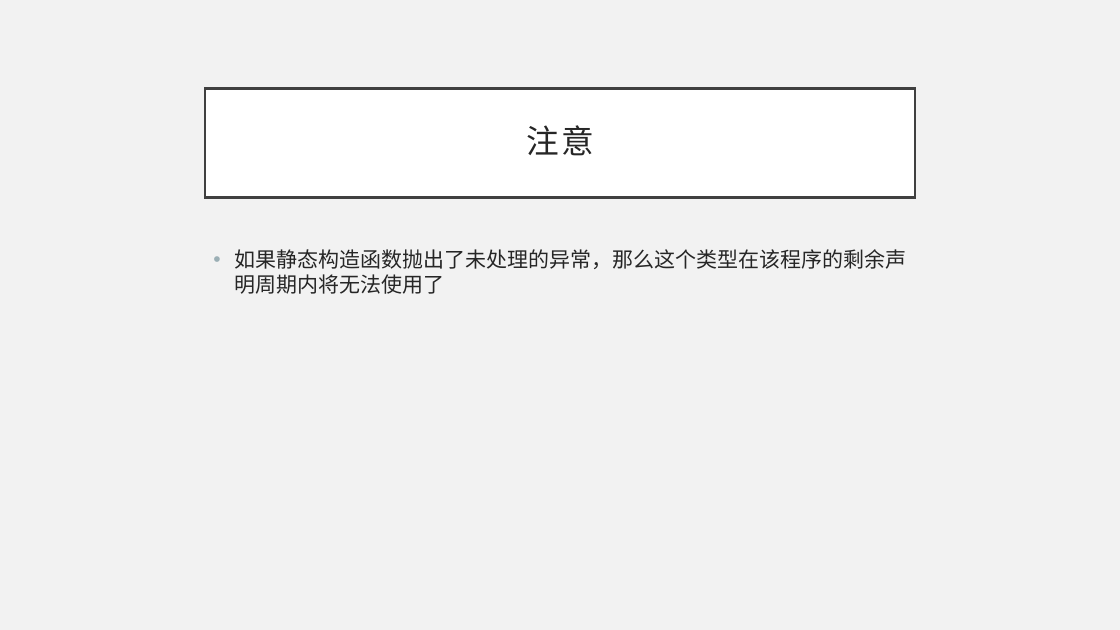
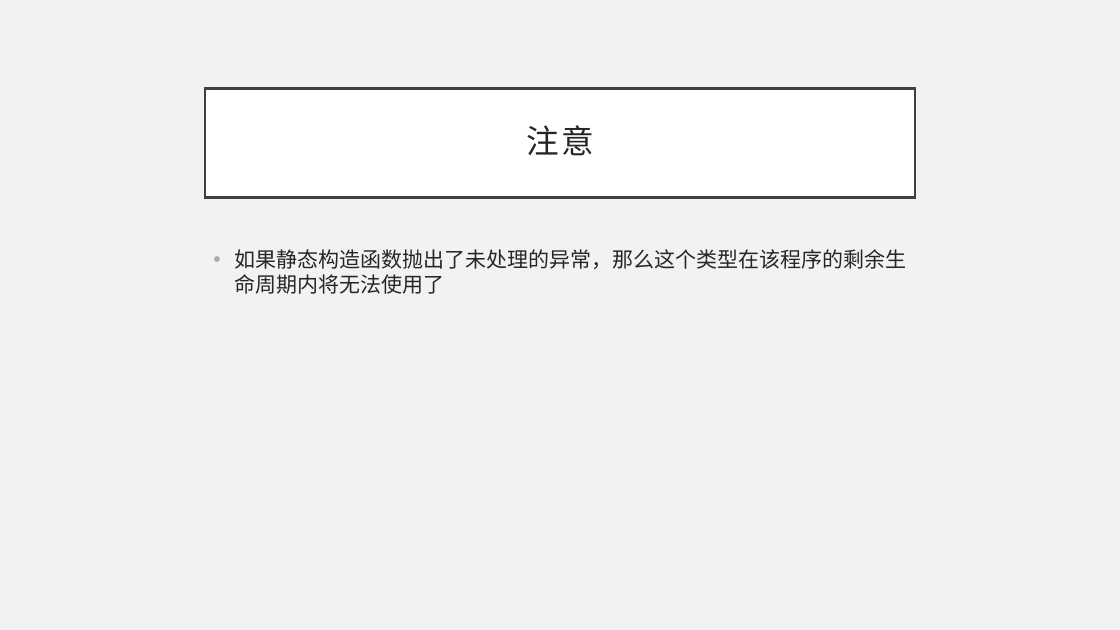
Before and after one commit to BillSon68/CSharp-Tutorial, a slide deck: slide 13 of Chapter 03/304.pptx. Drawn at 1120x630 pixels with LibreOffice and Linux fonts; fonts in the diff are those of the drawing. Boxes give left, top, right and bottom in pixels: in the first picture for what was removed or moved away, otherwise in the second. Text is boxed around its words. In the diff, an @@ line names an element or a change of style, - is before the commit and + after.

```diff
--- a/Chapter 03/304.pptx
+++ b/Chapter 03/304.pptx
@@ text at [234,249,906,294]: text changed @@
-• 如果静态构造函数抛出了未处理的异常，那么这个类型在该程序的剩余声明周期内将无法使用了
+• 如果静态构造函数抛出了未处理的异常，那么这个类型在该程序的剩余生命周期内将无法使用了
```
Also in this commit, not shown: 1 other slide changed, 1 other file.
